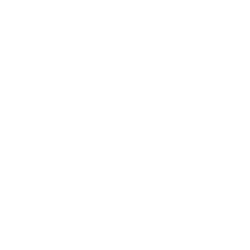
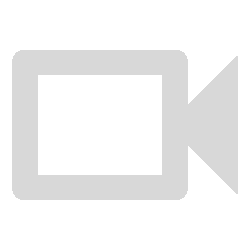
Comparing the layer stacks of the two w=250, h=250 images. Changes:
painted on "camera" over [12, 50, 238, 200]
hid group "camera_off" (1 layers) over [12, 50, 238, 200]
painted on "camera off" over [12, 50, 238, 200]
hid group "mic_on" (1 layers) over [37, 50, 213, 200]
painted on "mic" over [37, 50, 213, 200]
hid group "mic_off" (1 layers) over [12, 50, 238, 200]
painted on "mic off" over [12, 50, 238, 200]
hid group "leave_call" (1st of 2) (1 layers) over [12, 78, 238, 172]
painted on "leave_call" (2nd of 2, in "leave_call") over [12, 78, 238, 172]
hid group "chat" (1st of 2) (1 layers) over [12, 50, 238, 200]
painted on "chat" (2nd of 2, in "chat") over [12, 50, 238, 200]
hid group "participants" (1st of 2) (1 layers) over [12, 50, 238, 200]
painted on "participants" (2nd of 2, in "participants") over [12, 50, 238, 200]
